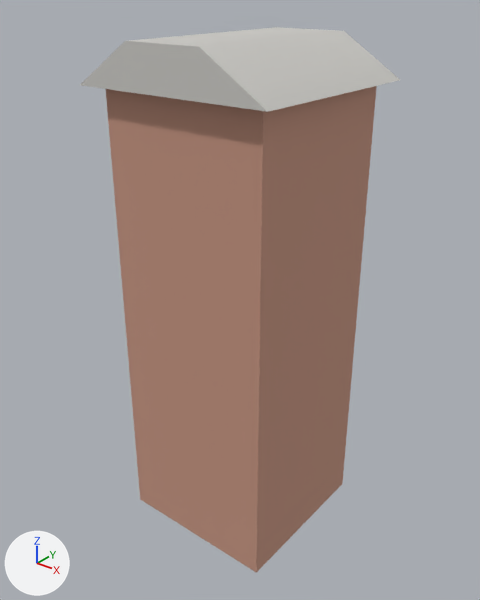
A saved change to the glTF model modules/assets/internal/models/boundary/boundary.post.pier_1200.glb.
Both versions are drawn from a 50 mm lens placed at (0.98, -1.239, 1.416), pointed at (-0.007, -0.005, 0.65). Lighting does not change. The marker at lower left points along +X, +Y and +Z. The picture after the commit comes second.

In view in the first picture: 'main__brick', 'main__concrete'.
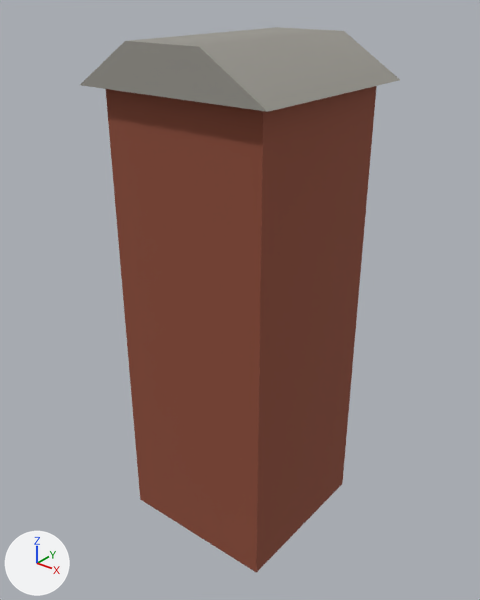
What differs and where, as boxes (x1, y1, x2, y2) in the pictures (480 x 600 px):
'main__brick', recoloured (beige to brown)
    both: (106, 86, 377, 573)
'main__concrete', recoloured (light grey to grey)
    both: (80, 27, 400, 112)

Patch to the scene script:
```diff
--- a/modules/assets/internal/models/boundary/boundary.post.pier_1200.glb.py
+++ b/modules/assets/internal/models/boundary/boundary.post.pier_1200.glb.py
@@ mat_brick @@
 mat_brick = principled_material('brick')
-mat_brick.base_color = (0.56, 0.3, 0.22)  # beige #c59581
+mat_brick.base_color = (0.274, 0.0732, 0.0397)  # brown #8f4c38
 mat_brick.roughness = 0.9
@@ mat_concrete @@
 mat_concrete = principled_material('concrete')
-mat_concrete.base_color = (0.6, 0.59, 0.56)  # light grey #cbcac5
+mat_concrete.base_color = (0.319, 0.307, 0.274)  # grey #99968f
 mat_concrete.roughness = 0.9
```
